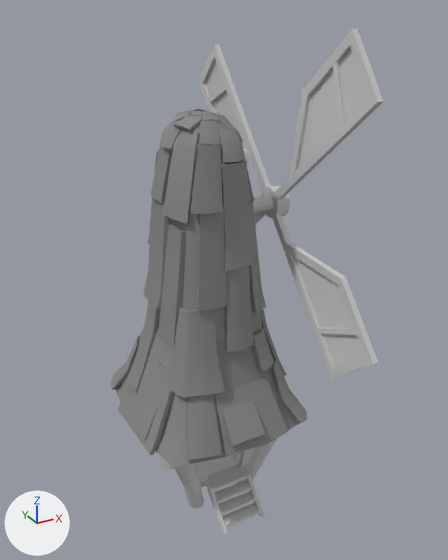
One commit to the FBX model Assets/2.SDscene/Modeling/Windtower/F_Windtower.fbx: the scene before it, then after it.
Rendered twice from a camera (50 mm lens) standing at (-4.83, -9.58, 9.33) and looking at (0.36, -0.15, 4.62). The lights are fixed; the arrows at lower left show +X, +Y and +Z. Where no turn or scale is listed for an object, it has been applied to the vertices.
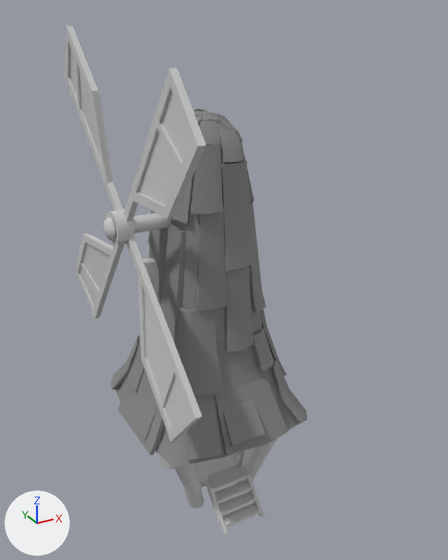
Changed parts and their boxes (x1, y1, x2, y2) in the pictures (448 x 560 px; the box of a moved part takes in the faces that stretch with it):
'Cylinder084', reshaped, moved
    both: (111, 109, 307, 534)
'Object078', reshaped, moved (24% narrower, 19% taller)
    before: (198, 29, 384, 379)
    after: (64, 26, 206, 442)
'Object079', added
    after: (103, 213, 171, 241)
part 2 of me_mesh, moved or reshaped
    both: (116, 111, 307, 467)
part 3 of me_mesh, moved or reshaped
    both: (215, 376, 288, 455)
part 4 of me_mesh, moved or reshaped
    both: (186, 394, 222, 460)
part 5 of me_mesh, moved or reshaped
    both: (223, 401, 265, 446)
part 6 of me_mesh, moved or reshaped
    before: (131, 361, 170, 440)
    after: (131, 382, 158, 440)
part 7 of me_mesh, moved or reshaped
    before: (118, 327, 174, 455)
    after: (118, 370, 164, 455)
part 8 of me_mesh, moved or reshaped
    before: (127, 300, 160, 391)
    after: (127, 342, 145, 391)
part 9 of me_mesh, rebuilt
    before: (168, 307, 225, 397)
    after: (175, 307, 225, 396)
part 10 of me_mesh, rebuilt
    before: (144, 198, 169, 309)
    after: (149, 211, 168, 307)
part 11 of me_mesh, rebuilt
    before: (162, 129, 200, 224)
    after: (171, 177, 193, 224)
part 12 of me_mesh, rebuilt
    before: (147, 151, 159, 245)
    after: (147, 210, 152, 245)
part 13 of me_mesh, rebuilt (not visible afterwards)
    before: (159, 119, 182, 150)
part 14 of me_mesh, rebuilt
    before: (187, 111, 203, 116)
    after: (194, 111, 203, 116)
part 15 of me_mesh, rebuilt (not visible afterwards)
    before: (151, 133, 172, 203)
part 16 of me_mesh, rebuilt (not visible afterwards)
    before: (176, 110, 191, 121)
part 17 of me_mesh, rebuilt
    before: (173, 115, 202, 131)
    after: (195, 116, 202, 124)
part 18 of me_mesh, rebuilt
    before: (158, 224, 186, 348)
    after: (161, 224, 186, 344)
part 19 of me_mesh, added
    after: (143, 258, 159, 298)
part 20 of me_mesh, deleted
    before: (253, 195, 273, 213)

The change, as a diff of the scene's bpy script:
```diff
--- a/Assets/2.SDscene/Modeling/Windtower/F_Windtower.fbx.py
+++ b/Assets/2.SDscene/Modeling/Windtower/F_Windtower.fbx.py
@@ me_mesh @@
-me_mesh.from_pydata(...)  # 1422 vertices, 2539 faces; spans x -1.77..1.77, y -1.83..1.83, z 0.0..7.77
+me_mesh.from_pydata(...)  # 1374 vertices, 2457 faces; spans x -1.71..1.74, y -1.83..1.83, z 0.0..7.77
+# me_mesh part 2: the loose piece of 112 vertices spanning x -1.63..1.51, y -1.7..1.7, z 1.73..7.73 is moved by (0.06, 0.0, 0.0)
+# me_mesh part 3: the loose piece of 18 vertices spanning x -0.54..0.83, y -1.83..-1.12, z 1.93..2.97 is moved by (0.06, 0.0, 0.0)
+# me_mesh part 4: the loose piece of 18 vertices spanning x -1.25..-0.52, y -1.75..-1.06, z 1.98..3.08 is moved by (0.06, 0.0, 0.0)
+# me_mesh part 5: the loose piece of 8 vertices spanning x -0.44..0.25, y -1.82..-1.22, z 2.15..2.83 is moved by (0.06, 0.0, 0.0)
+# me_mesh part 6: the loose piece of 24 vertices spanning x -1.77..-1.02, y -0.71..-0.04, z 1.99..3.34 is moved by (0.06, 0.0, 0.0)
+# me_mesh part 7: the loose piece of 18 vertices spanning x -1.73..-0.82, y -1.02..0.6, z 1.87..3.81 is moved by (0.06, 0.0, 0.0)
+# me_mesh part 8: the loose piece of 24 vertices spanning x -1.57..-0.85, y 0.11..0.69, z 2.52..4.28 is moved by (0.06, 0.0, 0.0)
+# me_mesh part 9: the loose piece of 30 vertices spanning x -1.22..-0.34, y -1.34..-0.68, z 3.02..4.55 is rebuilt with 30 vertices and now spans x -1.16..-0.28, y -1.34..-0.68, z 3.02..4.55
+# me_mesh part 10: the loose piece of 24 vertices spanning x -1.03..-0.52, y -0.11..1.02, z 4.28..6.25 is rebuilt with 24 vertices and now spans x -0.98..-0.46, y -0.11..1.02, z 4.28..6.25
+# me_mesh part 11: the loose piece of 24 vertices spanning x -0.88..-0.32, y -0.76..-0.07, z 6.08..7.51 is rebuilt with 24 vertices and now spans x -0.82..-0.26, y -0.76..-0.07, z 6.08..7.51
+# me_mesh part 12: the loose piece of 24 vertices spanning x -0.8..-0.18, y 0.59..1.01, z 5.2..7.0 is rebuilt with 24 vertices and now spans x -0.74..-0.12, y 0.59..1.01, z 5.2..7.0
+# me_mesh part 13: the loose piece of 18 vertices spanning x -0.75..-0.36, y -0.14..0.27, z 7.16..7.62 is rebuilt with 18 vertices and now spans x -0.7..-0.3, y -0.14..0.27, z 7.16..7.62
+# me_mesh part 14: the loose piece of 12 vertices spanning x -0.3..-0.09, y -0.18..0.08, z 7.66..7.75 is rebuilt with 12 vertices and now spans x -0.24..-0.03, y -0.18..0.08, z 7.66..7.75
+# me_mesh part 15: the loose piece of 12 vertices spanning x -0.85..-0.48, y 0.01..0.67, z 6.23..7.34 is rebuilt with 12 vertices and now spans x -0.8..-0.42, y 0.01..0.67, z 6.23..7.34
+# me_mesh part 16: the loose piece of 12 vertices spanning x -0.5..-0.12, y -0.04..0.37, z 7.58..7.74 is rebuilt with 12 vertices and now spans x -0.44..-0.06, y -0.04..0.37, z 7.58..7.74
+# me_mesh part 17: the loose piece of 12 vertices spanning x -0.59..-0.22, y -0.45..0.0, z 7.51..7.7 is rebuilt with 12 vertices and now spans x -0.53..-0.16, y -0.45..0.0, z 7.51..7.7
+# me_mesh part 18: the loose piece of 8 vertices spanning x -1.06..-0.69, y -0.7..-0.09, z 3.78..5.9 is rebuilt with 8 vertices and now spans x -1.0..-0.63, y -0.7..-0.09, z 3.78..5.9
+# me_mesh part 19: a new loose piece of 81 vertices spanning x -1.21..-0.83, y 0.04..0.64, z 4.26..5.14, in mat_01___default (light grey #cacaca)
+# me_mesh part 20: 140 vertices removed from x 0.6..1.77, y -0.21..0.7, z 4.17..6.15
 me_mesh.materials.append(mat_01___default)
@@ me_mesh_001 @@
 me_mesh_001.from_pydata(...)  # 172 vertices, 284 faces; spans x 0.0..0.28, y -3.11..3.11, z -3.11..3.11
+# me_mesh_001 part 1: the whole mesh is multiplied about its middle by the matrix ((-1.0, 0.0, 0.0), (0.0, 0.0, 1.0), (0.0, 1.0, 0.0)), then moved by (-1.7, -0.01, 5.94)
 me_mesh_001.materials.append(mat_01___default_001)
@@ ob_cylinder084 @@
 ob_cylinder084 = bpy.data.objects.new('Cylinder084', me_mesh)
-ob_cylinder084.location = (0.06, 0.0, 0.0)
+ob_cylinder084.location = (0.0, 0.0, 0.0)
@@ ob_object078 @@
 ob_object078 = bpy.data.objects.new('Object078', me_mesh_001)
-ob_object078.location = (1.42, 0.0, 5.94)
+ob_object078.location = (0.0, 0.0, 0.0)
@@ ob_object079 @@
+ob_object079 = bpy.data.objects.new('Object079', me_mesh_002)  # 48 vertices, 82 faces; spans x -1.832..-0.656, y -0.212..0.212, z 5.727..6.15; in mat_01___default (light grey #cacaca)
+ob_object079.location = (0.0, 0.0, 0.0)
```
